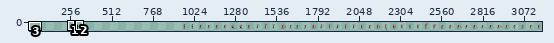
Two versions of one sprite sheet, assets/characters/drew.png. Above, an overview of the earlier version with the close-up marked.
Close-up. First the earlier version:
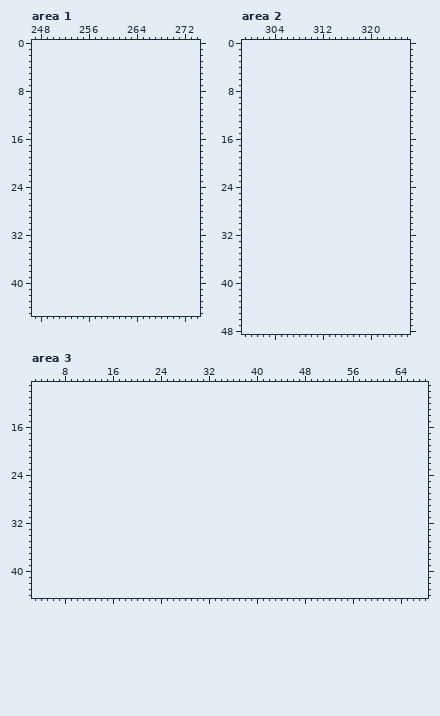
The file is 2250x58 pixels. Colours within 5 levels of each other are drawn and written as one. Shown: area 1: x 247..274, y 0..45; area 2: x 299..326, y 0..48; area 3: x 3..68, y 9..44. The old version is drawn lined up with the new one, on the new canvas. The wide view leaves out empty margins. The commit also changed other parts of the picture, which this record leaves out.
Palette (. is transparent): 
New version:
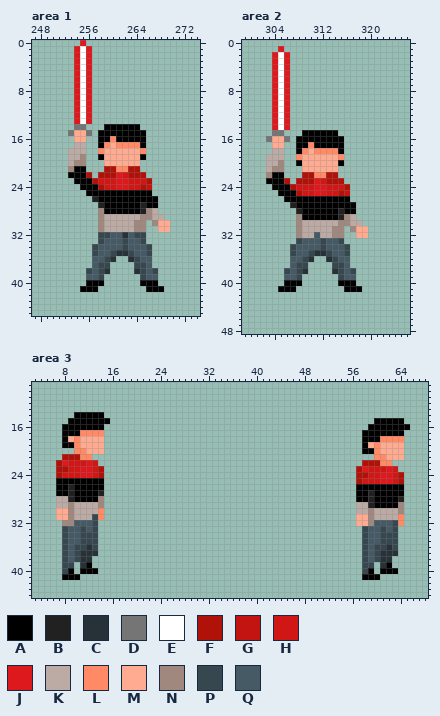
Colours new in this view: A #000000  B #212121  C #263238  D #757575  E #ffffff  F #b0120a  G #c41411  H #d01716  J #dd191d  K #bcaaa4  L #ff8a65  M #ffab91  N #a1887f  P #37474f  Q #455a64
Changes in this commit:
canvas 2250x58 -> 3200x58, the old top-left corner now at 950,0
Changed rows in their new state; - is an unchanged pixel.
Area 1:
first column x 253:
 0 --J--------------
 1 -JEJ-------------
 2 -JEJ-------------
 3 -JEJ-------------
 4 -JEJ-------------
 5 -JEJ-------------
 6 -JEJ-------------
 7 -JEJ-------------
 8 -JEJ-------------
 9 -JEJ-------------
10 -JEJ-------------
11 -JEJ-------------
12 -JEJ-------------
13 -JEJ-------------
14 -DD---AAAAAA-----
15 DMMD-AAAAAAAA----
16 -MM--AALAAAAA----
17 -KK--ALMLLLLA----
18 KKK--LMMMMMML----
19 KKN--AMMMMMMA----
20 KNN---MMMMMM-----
21 NAA---FFLLFF-----
22 AAAF-FFFJHFFF----
23 -AAAFHHHJJHHHF---
24 --AAAFHHJJHHFG---
25 ---AAAAAAAAAAA---
26 ----BAAAAAAAAAA--
27 -----BAAAAAABAA--
28 -----NAAAAAABNK--
29 -----NKKKKKKNNKK-
30 -----NKKKKKNN-NMM
31 -----NKKKKKNN--MM
32 -----PPQQCQPP----
33 -----PQQQPQQP----
34 ----PQQQQPQQQP---
35 ----PQQPCCPQQP---
36 ----QQPC--CPQQ---
37 ----QPP----PPQ---
38 ---PQPC----CPQP--
39 ---QQP------PQQ--
40 ---AAA------AAA--
41 --AAA--------AAA-
Area 2:
first column x 303:
 1 --J--------------
 2 -JEJ-------------
 3 -JEJ-------------
 4 -JEJ-------------
 5 -JEJ-------------
 6 -JEJ-------------
 7 -JEJ-------------
 8 -JEJ-------------
 9 -JEJ-------------
10 -JEJ-------------
11 -JEJ-------------
12 -JEJ-------------
13 -JEJ-------------
14 -JEJ-------------
15 -DD---AAAAAA-----
16 DMMD-AAAAAAAA----
17 -MM--AALAAAAA----
18 -KK--ALMLLLLA----
19 KKK--LMMMMMML----
20 KKN--AMMMMMMA----
21 KNN---MMMMMM-----
22 NAA---FFLLFF-----
23 AAAF-FFFJHFFF----
24 -AAAFHHHJJHHHF---
25 --AAAFHHJJHHFG---
26 ---AAAAAAAAAAA---
27 ----BAAAAAAAAAA--
28 -----BAAAAAABAA--
29 -----NAAAAAABNK--
30 -----NKKKKKKNNKK-
31 -----NKKKKKNN-NMM
32 -----NKKQKKNN--MM
33 -----PQQQPQQP----
34 ----PQQQQPQQQP---
35 ----PQQPCCPQQP---
36 ----QQPC--CPQQ---
37 ----QPP----PPQ---
38 ---PQPC----CPQP--
39 ---QQP------PQQ--
40 ---AAA------AAA--
41 --AAA--------AAA-
Area 3:
first column x 7:
14 ---AAAAA---------------------------------------------------
15 --AAAAAAA--------------------------------------------AAAAA-
16 -AAAAAAA--------------------------------------------AAAAAAA
17 -AAALLLL-------------------------------------------AAAAAAA-
18 -AMLMMMM-------------------------------------------AAALLLL-
19 -AALMMMM-------------------------------------------AMLMMMM-
20 ---LLMMM-------------------------------------------AALMMMM-
21 -FFFLL-----------------------------------------------LLMMM-
22 FJHHHJH--------------------------------------------FFFLL---
23 FFHHJJHF------------------------------------------FJHHHJH--
24 FHHHJJHF------------------------------------------FFHHJJHF-
25 AAAAAAAA------------------------------------------FHHHJJHF-
26 AABAAAAA------------------------------------------AAAAAAAA-
27 AABAAAAB------------------------------------------AABAAAAA-
28 KKBAAAAN------------------------------------------AABAAAAB-
29 KKNKKKKN------------------------------------------KKBAAAAN-
30 MMNKKKKL------------------------------------------KKNKKKKN-
31 MMNKKKPL------------------------------------------MMNKKKKL-
32 -NNQQQP-------------------------------------------MMNQQQPL-
33 -PQQPQP--------------------------------------------PQQPQP--
34 -PQQPPP--------------------------------------------PQQPPP--
35 -PQQPPP--------------------------------------------PQQPPP--
36 -PQPPCP--------------------------------------------PQPPCP--
37 -PQPCCC--------------------------------------------PQPCCC--
38 -PQPCC---------------------------------------------PQPCC---
39 -PP-CA---------------------------------------------PP-CA---
40 -PA-AAA--------------------------------------------PA-AAA--
41 -AAA-----------------------------------------------AAA-----
